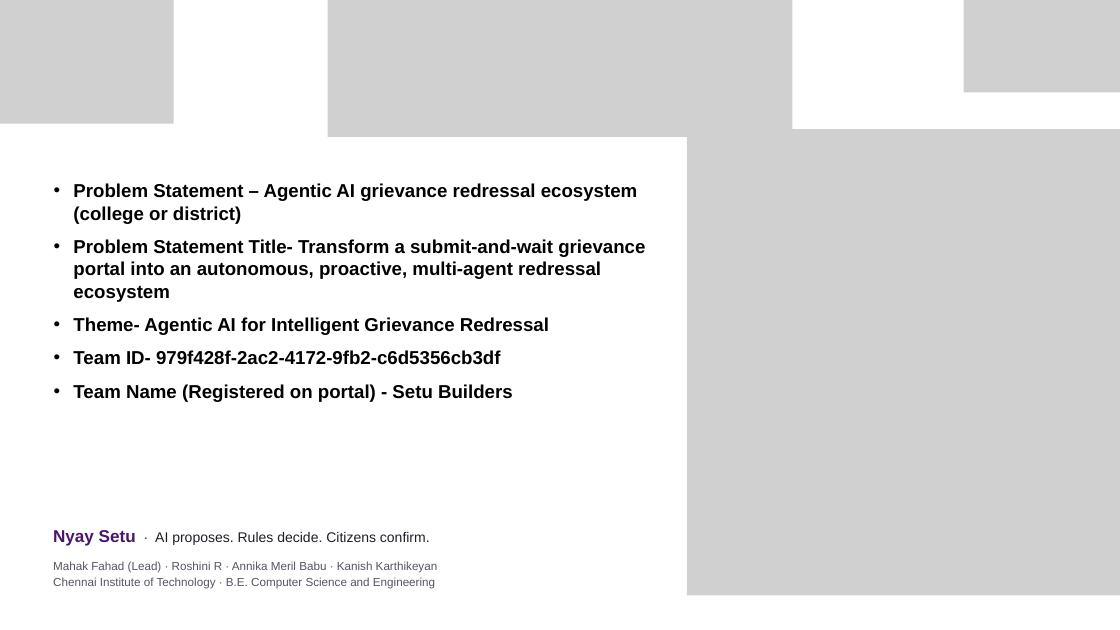
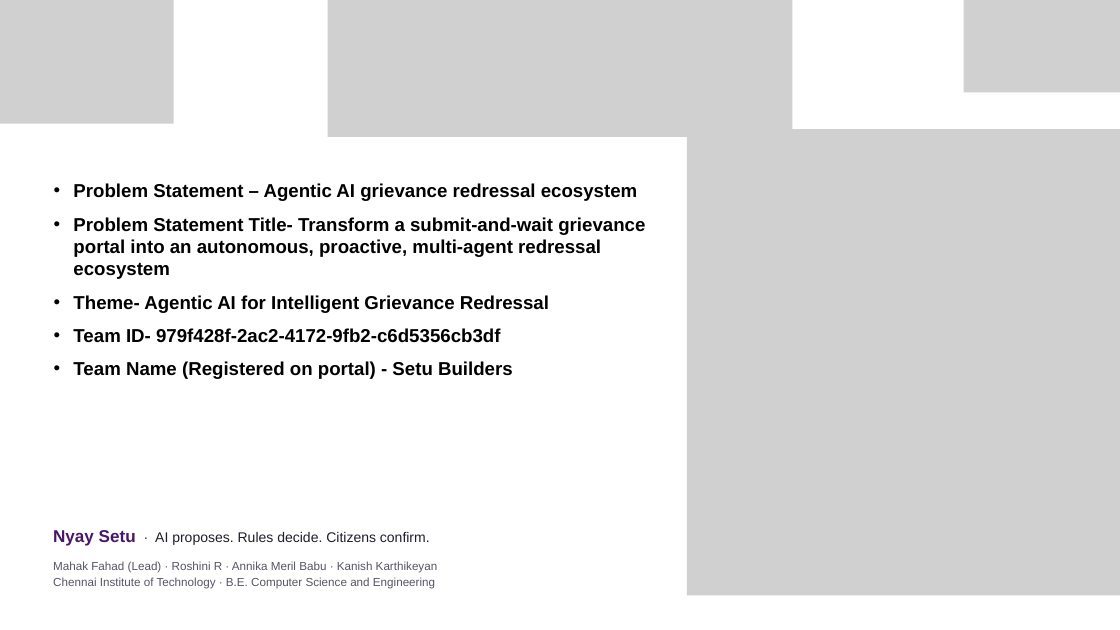
Before and after one commit to mahak867/setu-builders, a slide deck: slide 1 of docs/round1/Setu_Builders_HackFusion4.pptx. Drawn at 1120x630 pixels with LibreOffice and Linux fonts; fonts in the diff are those of the drawing; grey boxes stand for pictures. Boxes give left, top, right and bottom in pixels: in the first picture for what was removed or moved away, otherwise in the second. Text is boxed around its words. In the diff, an @@ line names an element or a change of style, - is before the commit and + after.

Commit message:
Deck: Drive video link, shorter problem statement line

```diff
--- a/docs/round1/Setu_Builders_HackFusion4.pptx
+++ b/docs/round1/Setu_Builders_HackFusion4.pptx
@@ text at [73,183,638,201]: text changed @@
-  • Problem Statement – Agentic AI grievance redressal ecosystem (college or district)
+  • Problem Statement – Agentic AI grievance redressal ecosystem
```
Also in this commit, not shown: 1 other file.
